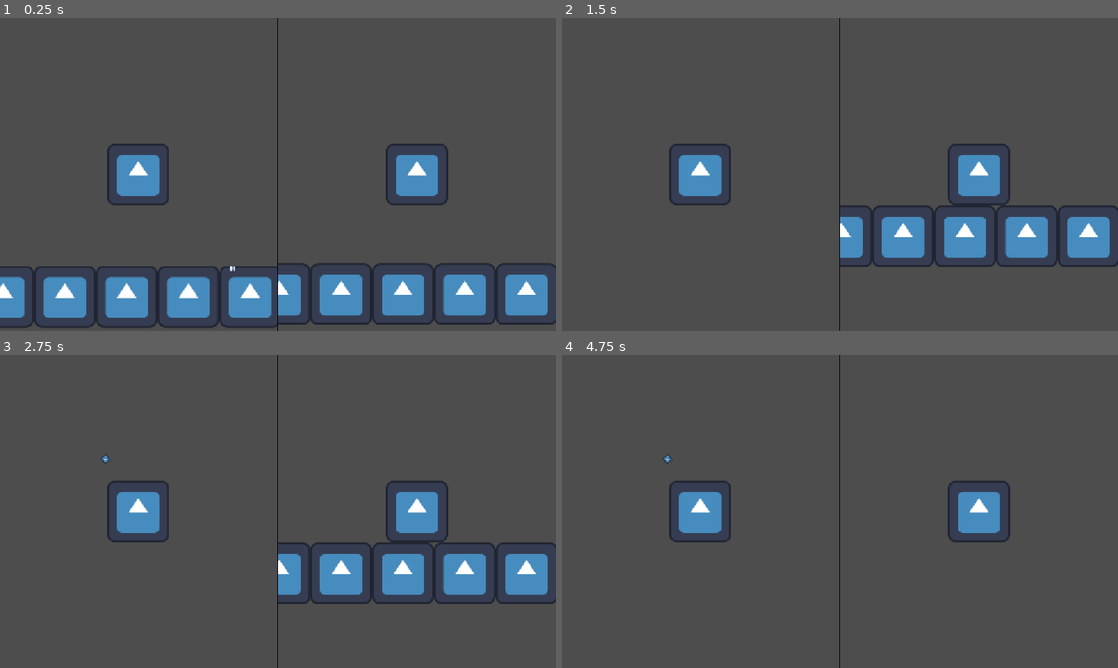
Above: before the commit, frames 1-4 (two rows, left to right).
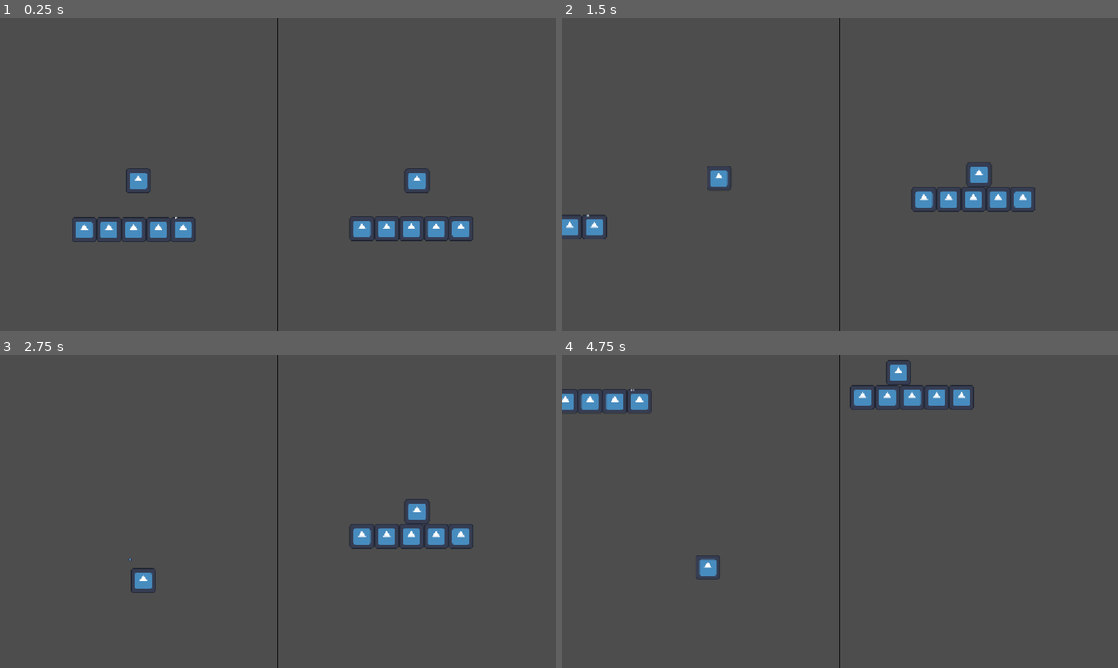
Above: after the commit, the same moments.

Repository: llhtimlam/UofT-GameJam
Game: Godot game, scene res://scenes/main.tscn
Two runs of this game, one before a commit and one after it. Both use one fixed random seed, a clock stepped at 60 frames per second and the inputs below. The engine's default icon, where the game draws it, is replaced by a stand-in: a white triangle on a blue panel in a dark square.
Inputs:
- Up to frame 1 (0.25 s): no input
- Up to frame 2 (1.5 s): hold D (Player1_RIGHT) from 0.53 s (still down); tap G (Player1_DASH) at 0.6 s; tap F (Player1_JUMP) at 0.77 s; tap H (Player1_MELEE) at 1.35 s
- Up to frame 3 (2.75 s): tap F (Player1_JUMP) at 1.52 s; release D (Player1_RIGHT) at 2.03 s; hold A (Player1_LEFT) from 2.03 s (still down); tap J (Player1_SHOOT) at 2.1 s
- Up to frame 4 (4.75 s): release A (Player1_LEFT) at 2.78 s; hold D (Player1_RIGHT) 2.78-4.28 s; tap , (Player2_DASH) at 2.85 s; tap F (Player1_JUMP) at 3.02, 3.77, 4.52 s; tap Down (Player2_DOWN) at 3.6 s; hold A (Player1_LEFT) from 4.28 s (still down); tap Left (Player2_LEFT) at 4.35 s

The runs differ from the first frame. In frame 1, 16% of the frame differs, in the area x 0-100%, y 40-100%; in frame 2, 9.2%; in frame 3, 9.1%; in frame 4, 4.8%.

Commit message:
respawning

Diff:
--- a/paintball/scenes/game_scene/map.gd
+++ b/paintball/scenes/game_scene/map.gd
@@ -1,11 +1,19 @@
 extends Node2D
 
+@export var PLAYER1: Node2D
+@export var PLAYER2: Node2D
 
 # Called when the node enters the scene tree for the first time.
 func _ready() -> void:
-	pass # Replace with function body.
+	PLAYER1.player_eliminated.connect(player_killed)
+	PLAYER2.player_eliminated.connect(player_killed)
 
-
-# Called every frame. 'delta' is the elapsed time since the previous frame.
-func _process(delta: float) -> void:
-	pass
+func player_killed(player):
+	#TODO: mobile spawn point once capture points exist
+	var spawnpoint
+	if player.TEAM_ID == 1:
+		spawnpoint = $HomeTerritory1.position + Vector2(-250, -100.0)
+	else:
+		spawnpoint = $HomeTerritory2.position + Vector2(250, -100.0)
+	player.position = spawnpoint
+	player.reset_state()
--- a/paintball/scenes/game_scene/map.tscn
+++ b/paintball/scenes/game_scene/map.tscn
@@ -5,10 +5,12 @@
 [ext_resource type="PackedScene" uid="uid://u1ulorklcu5g" path="res://scenes/game_scene/player/player.tscn" id="2_2m4d5"]
 [ext_resource type="PackedScene" uid="uid://cfvki6wv7gg4c" path="res://scenes/game_scene/rope/rope.tscn" id="3_4op6w"]
 
-[node name="Map" type="Node2D" unique_id=1264092394]
+[node name="Map" type="Node2D" unique_id=1264092394 node_paths=PackedStringArray("PLAYER1", "PLAYER2")]
 script = ExtResource("1_2m4d5")
+PLAYER1 = NodePath("Player1")
+PLAYER2 = NodePath("Player2")
 
-[node name="HomeTerritory" parent="." unique_id=716161642 instance=ExtResource("1_qfx02")]
+[node name="HomeTerritory1" parent="." unique_id=716161642 instance=ExtResource("1_qfx02")]
 position = Vector2(-1000, 0)
 
 [node name="HomeTerritory2" parent="." unique_id=1552762188 instance=ExtResource("1_qfx02")]
@@ -22,6 +24,8 @@
 position = Vector2(-1296, -239)
 
 [node name="Camera2D" type="Camera2D" parent="Player1" unique_id=1545230877]
+zoom = Vector2(0.4, 0.4)
+position_smoothing_enabled = true
 
 [node name="Player2" parent="." unique_id=817086128 instance=ExtResource("2_2m4d5")]
 position = Vector2(2349, -234)
@@ -30,6 +34,8 @@
 PLAYER_ID = 2
 
 [node name="Camera2D" type="Camera2D" parent="Player2" unique_id=737629106]
+zoom = Vector2(0.4, 0.4)
+position_smoothing_enabled = true
 
-[editable path="HomeTerritory"]
+[editable path="HomeTerritory1"]
 [editable path="HomeTerritory2"]
--- a/paintball/scenes/game_scene/player/player.gd
+++ b/paintball/scenes/game_scene/player/player.gd
@@ -92,6 +92,9 @@
 @onready var aim_dot: Sprite2D = $Center/LaunchPoint/AimDot
 const PROJECTILE_SCENE = preload("res://scenes/game_scene/projectile/projectile.tscn")
 
+# World Boundary
+const Y_BOUNDARY = 1500
+
 # User Input Mapping
 func _input(event: InputEvent) -> void:
 	if !is_spawned:
@@ -151,6 +154,13 @@
 		input_shoot = Input.is_action_just_pressed(shoot)
 		input_dialup = Input.is_action_pressed(up)
 		input_dialdown = Input.is_action_pressed(down)
+
+func reset_state():
+	is_stun = false
+	if is_aiming:
+		exit_aiming()
+	is_dead = false
+	is_climbing = false
 
 func _ready() -> void:
 	add_to_group("player")
@@ -298,6 +308,10 @@
 	aim_cd = max(aim_cd - delta, 0.0)
 	shoot_cd = max(shoot_cd - delta, 0.0)
 
+	# World Boundary
+	if position.y > Y_BOUNDARY:
+		take_damage(100,0,0)
+
 func take_damage(amount: float, attacker_id: int, attacker_team: int) -> void:
 	if is_dead:
 		return
